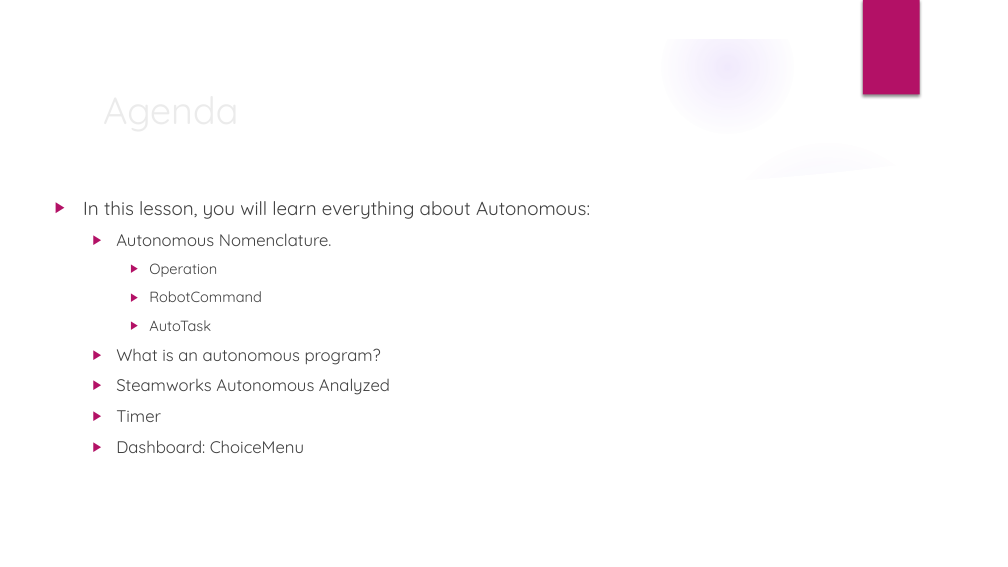
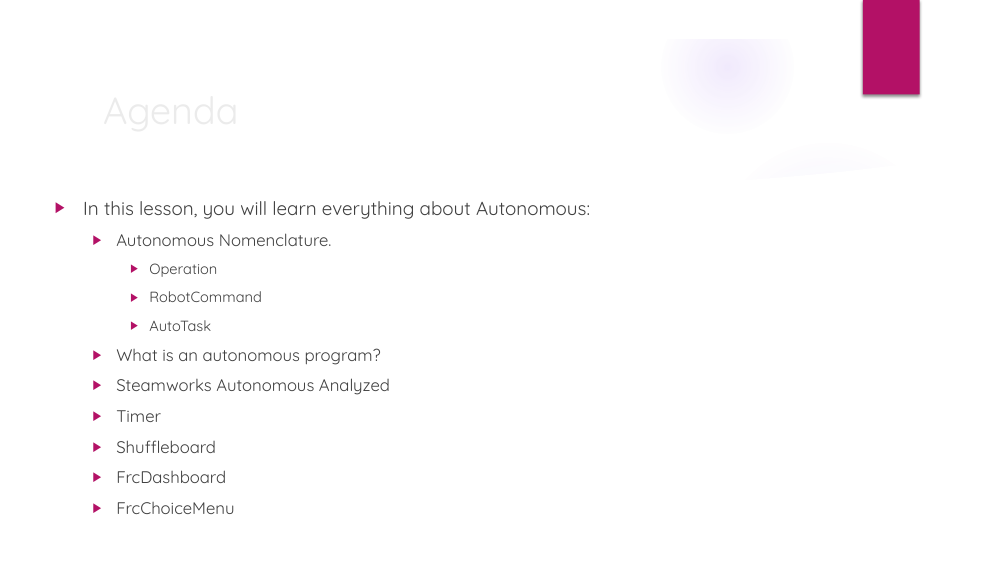
Before and after one commit to trc492/FrcProgrammingClass, a slide deck: slide 2 of Lessons/7-Autonomous.pptx. Drawn at 1008x567 pixels with LibreOffice and Linux fonts; fonts in the diff are those of the drawing; background and template pictures are left out. Boxes give left, top, right and bottom in pixels: in the first picture for what was removed or moved away, otherwise in the second. Text is boxed around its words. In the diff, an @@ line names an element or a change of style, - is before the commit and + after.

```diff
--- a/Lessons/7-Autonomous.pptx
+++ b/Lessons/7-Autonomous.pptx
@@ text at [116,440,234,514]: text changed @@
-  ▶ Dashboard: ChoiceMenu
+  ▶ Shuffleboard
+  ▶ FrcDashboard
+  ▶ FrcChoiceMenu
```
Also in this commit, not shown: 3 other slides changed, 2 slides added, 1 other file.
